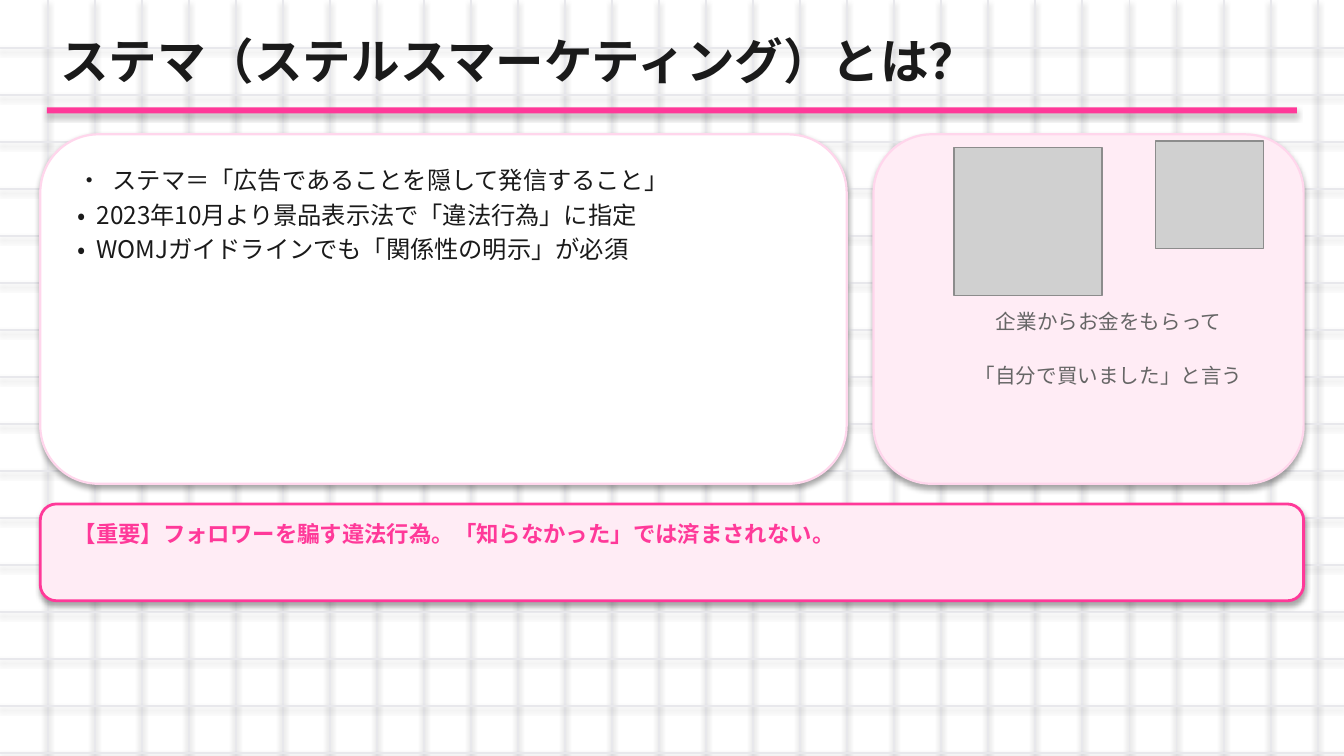
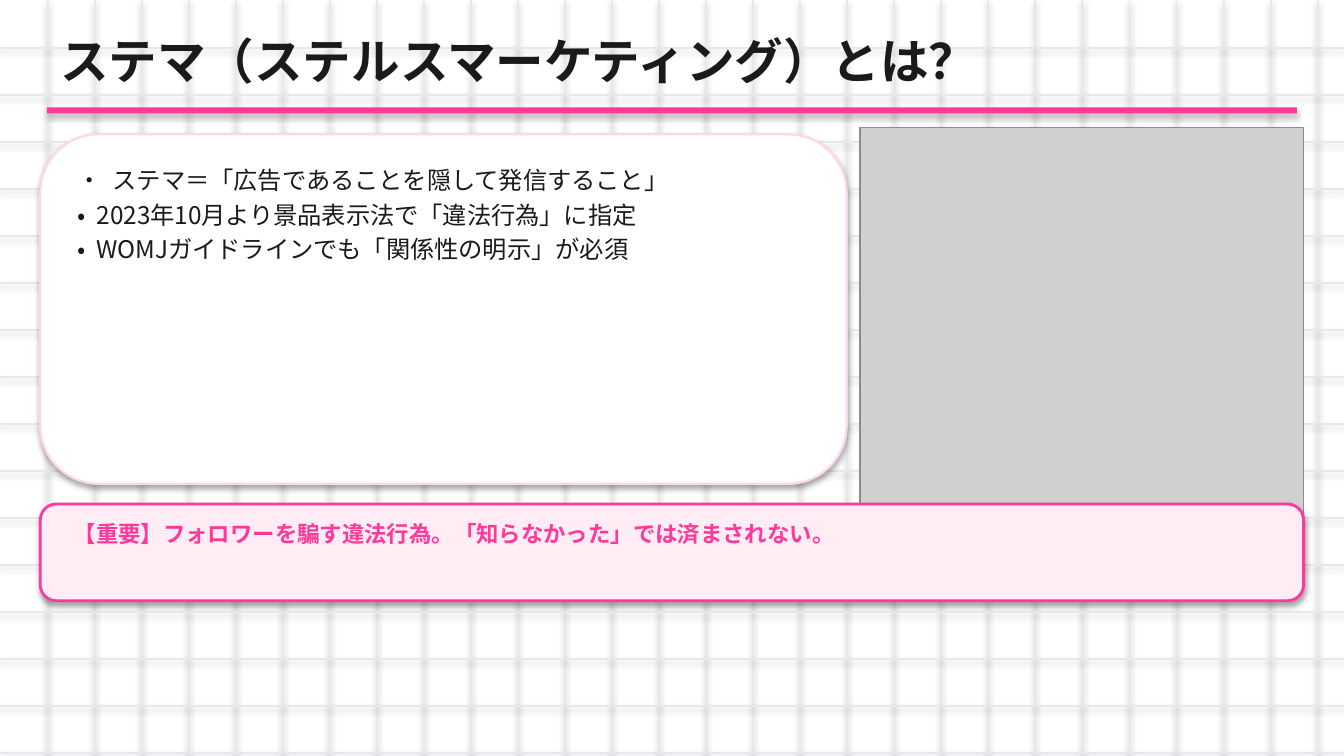
Before and after one commit to nagasawakai-eng/torihada-pptx-editor, a slide deck: slide 4 of TORIHADA_第2週_研修資料.pptx. Drawn at 1344x756 pixels with LibreOffice and Linux fonts; fonts in the diff are those of the drawing; grey boxes stand for pictures. Boxes give left, top, right and bottom in pixels: in the first picture for what was removed or moved away, otherwise in the second. Text is boxed around its words. In the diff, an @@ line names an element or a change of style, - is before the commit and + after.

```diff
--- a/TORIHADA_第2週_研修資料.pptx
+++ b/TORIHADA_第2週_研修資料.pptx
@@ picture added at (x1=860, y1=128, x2=1304, y2=571) @@
@@ rounded rectangle removed at (x1=874, y1=134, x2=1304, y2=484) @@
@@ picture removed at (x1=954, y1=148, x2=1102, y2=296) @@
@@ picture removed at (x1=1156, y1=141, x2=1263, y2=249) @@
@@ text removed at (x1=996, y1=311, x2=1221, y2=331) @@
-企業からお金をもらって
@@ text removed at (x1=975, y1=365, x2=1242, y2=385) @@
-「自分で買いました」と言う
```
Also in this commit, not shown: 23 other slides changed, 13 other files.
